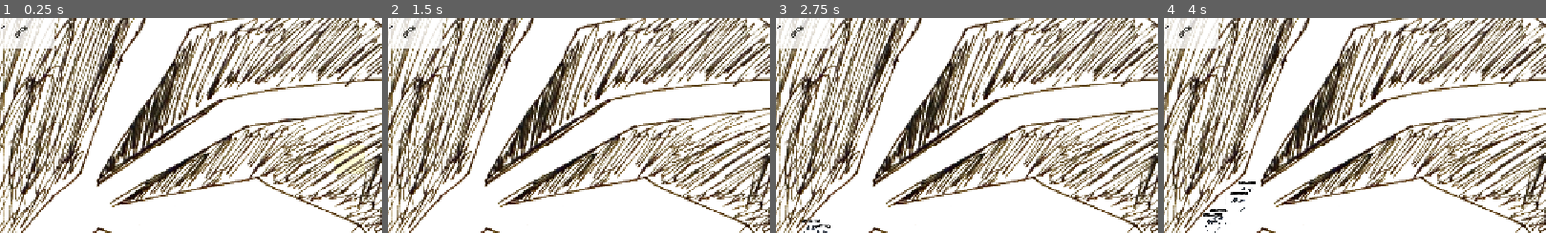
Above: before the commit, frames 1-4 (left to right).
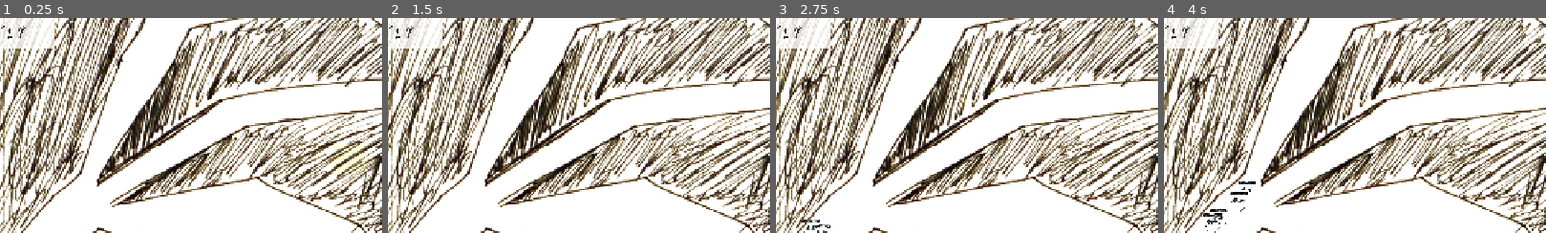
Above: after the commit, the same moments.

Repository: OzuYatamutsu/notebook-tower-defense
Game: Godot game, scene res://levels/level_splits.tscn
Two runs of this game, one before a commit and one after it. Both use one fixed random seed, a clock stepped at 60 frames per second and the inputs below. This scene is started directly instead of the project's main scene.
Inputs (mouse positions are % of the whole screen's width and height, from its top left):
- Up to frame 1 (0.25 s): no input
- Up to frame 2 (1.5 s): click (98, 22) at 0.5 s; click (94, 23) at 1.25 s
- Up to frame 3 (2.75 s): click (77, 23) at 2 s
- Up to frame 4 (4 s): click (98, 22) at 2.75 s; click (94, 23) at 3.5 s
The pictures show only the part of the screen within x 4-54%, y 17-67%; the shares and areas given below are measured in that part.

The runs differ from the first frame. In frame 1, 0.1% of the frame differs, in the area x 2-8%, y 3-10%; in frame 2, 0.1%; in frame 3, 0.1%; in frame 4, 0.1%.

Commit message:
Populate splits level with mobs

Diff:
--- a/levels/level_splits.gd
+++ b/levels/level_splits.gd
@@ -10,7 +10,18 @@
         {"res://mobs/BigBoss.tscn": 1},
         {"res://mobs/Basic.tscn": 20, "res://mobs/FatOne.tscn": 10},
         {"res://mobs/Nyoom.tscn": 10},
-        {"res://mobs/Basic.tscn": 10, "res://mobs/Nyoom.tscn": 10}
+        {"res://mobs/Basic.tscn": 10, "res://mobs/Nyoom.tscn": 10},
+        {"res://mobs/BigBoss.tscn": 3},
+        {"res://mobs/Nyoom.tscn": 25},
+        {"res://mobs/Basic.tscn": 100},
+        {"res://mobs/FatOne.tscn": 50},
+        {"res://mobs/Nyoom.tscn": 50, "res://mobs/FatOne.tscn": 50},
+        {"res://mobs/Basic.tscn": 50, "res://mobs/Nyoom.tscn": 50, "res://mobs/FatOne.tscn": 50},
+        {"res://mobs/Basic.tscn": 100},
+        {"res://mobs/Nyoom.tscn": 100},
+        {"res://mobs/FatOne.tscn": 100},
+        {"res://mobs/Basic.tscn": 100, "res://mobs/Nyoom.tscn": 100, "res://mobs/FatOne.tscn": 100},
+        {"res://mobs/BigBoss.tscn": 5, "res://mobs/Basic.tscn": 100, "res://mobs/Nyoom.tscn": 100, "res://mobs/FatOne.tscn": 100}
     ]
 
 func _ready():
